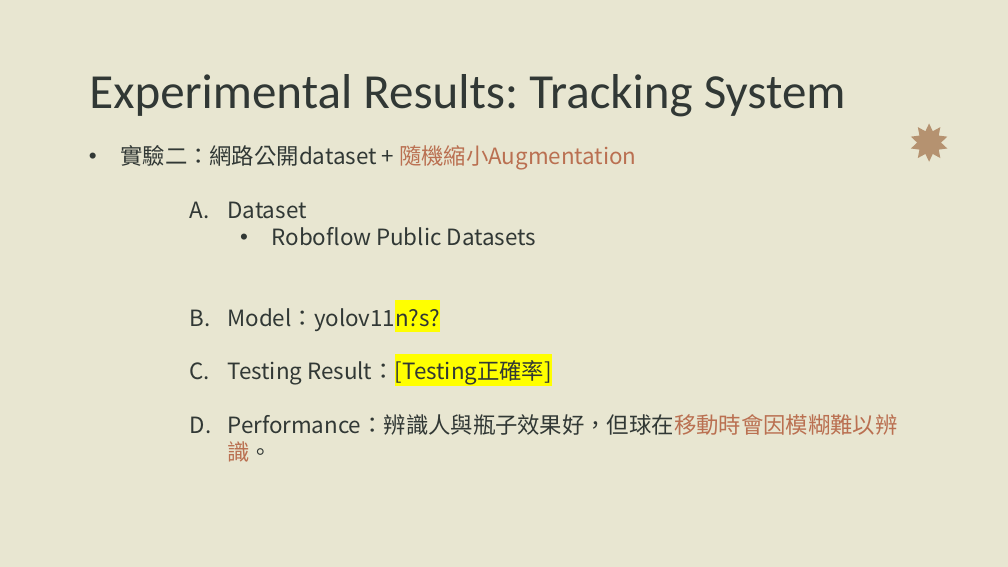
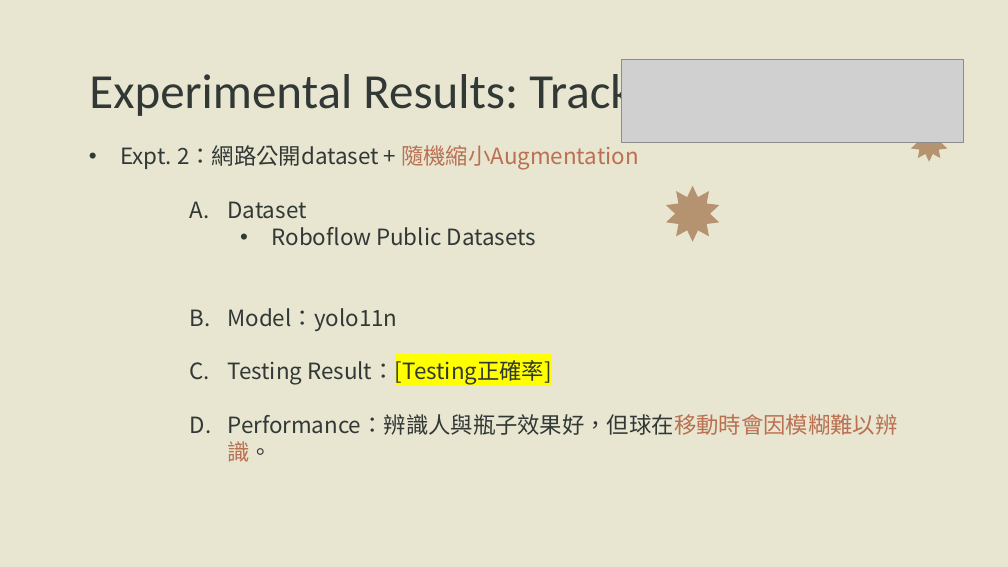
Before and after one commit to Ken0221/final_project_intro_to_ai, a slide deck: slide 14 of AI-final-presentation.pptx (slide 13 before the commit). Drawn at 1008x567 pixels with LibreOffice and Linux fonts; fonts in the diff are those of the drawing; grey boxes stand for pictures; background and template pictures are left out. Boxes give left, top, right and bottom in pixels: in the first picture for what was removed or moved away, otherwise in the second. Text is boxed around its words. In the diff, an @@ line names an element or a change of style, - is before the commit and + after.

```diff
--- a/AI-final-presentation.pptx
+++ b/AI-final-presentation.pptx
@@ picture added at (621,59,963,143) @@
@@ text at (120,142,638,170): text changed @@
-• 實驗二：網路公開dataset + 隨機縮小Augmentation
+• Expt. 2：網路公開dataset + 隨機縮小Augmentation
@@ star added at (666,185,720,242), fill #B59270 @@
@@ text at (228,308,398,331): text changed @@
-    B. Model：yolov11n?s?
+    B. Model：yolo11n
```
Also in this commit, not shown: 4 other slides changed, 3 slides added.
